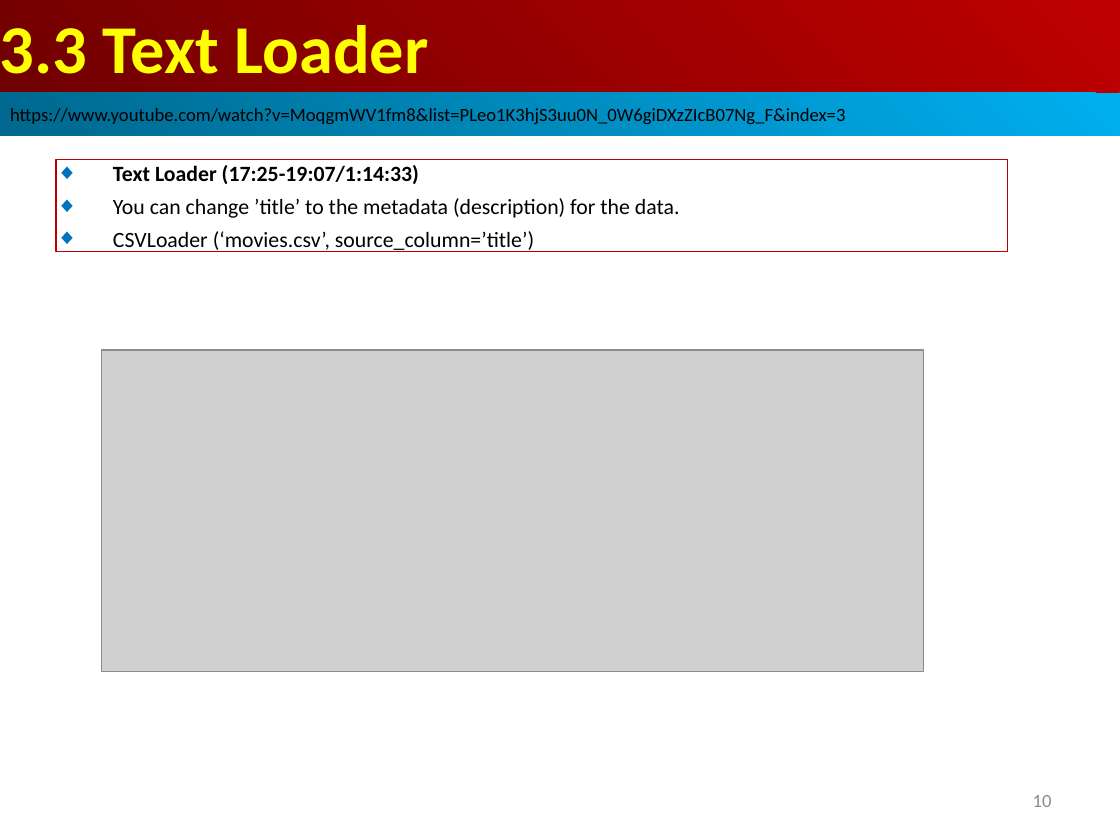
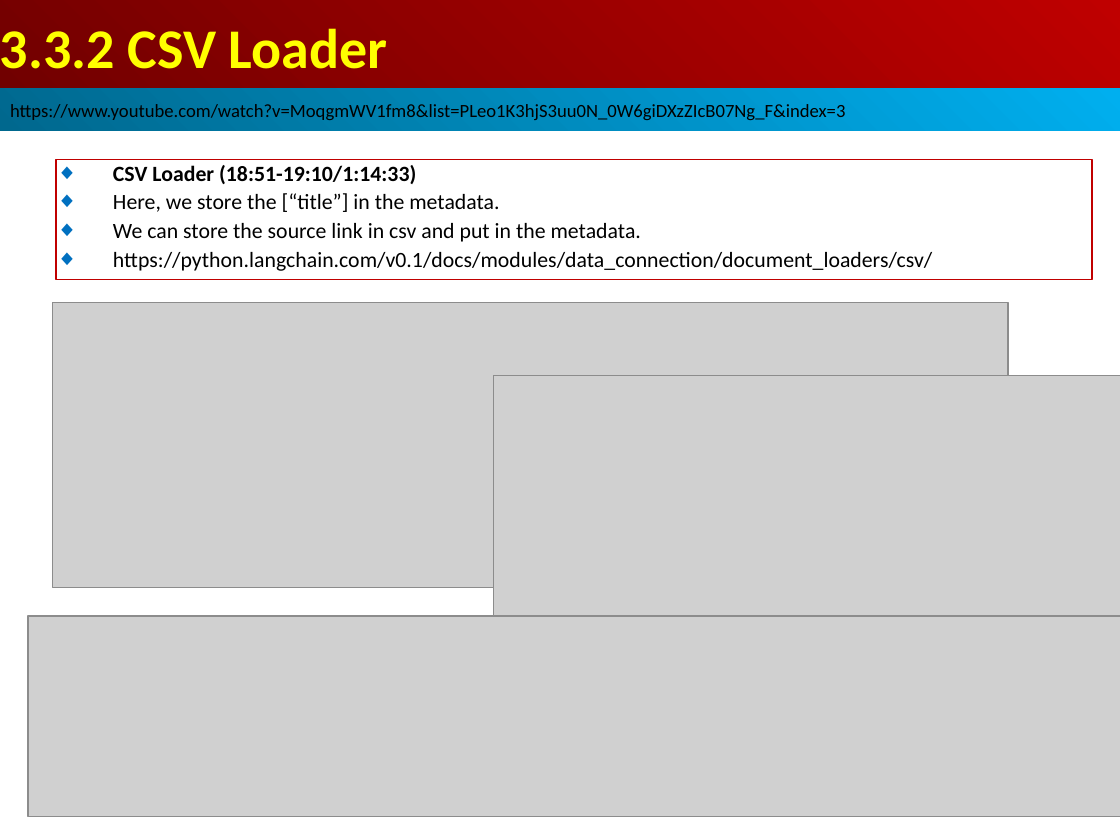
Before and after one commit to peterhchen/AIU_CS515_LLM, a slide deck: slide 17 of 810_LangChain_CB/003.00_03_Invest_Loader/001_Video/03.03_TextLoader.ppt (slide 10 before the commit). Drawn at 1120x840 pixels with LibreOffice and Linux fonts; fonts in the diff are those of the drawing; grey boxes stand for pictures. Boxes give left, top, right and bottom in pixels: in the first picture for what was removed or moved away, otherwise in the second. Text is boxed around its words. In the diff, an @@ line names an element or a change of style, - is before the commit and + after.

Commit message:
Stock/Investment chatbot App
1. Investment chatbot: Specification and Architecture
2. Similarity Semantic Search
3. LangChain Text reader, CSV, Unstructured URL Loader

```diff
--- a/810_LangChain_CB/003.00_03_Invest_Loader/001_Video/03.03_TextLoader.ppt
+++ b/810_LangChain_CB/003.00_03_Invest_Loader/001_Video/03.03_TextLoader.ppt
@@ text at box(0, 28, 388, 69): text changed; size 44 to 36 pt @@
-3.3 Text Loader
+3.3.2 CSV Loader
@@ text "3.3.2 CSV Loader": place and size @@
-text "3.3.2 CSV Loader" at box(0, 0, 1120, 92)
+text "3.3.2 CSV Loader" at box(0, 28, 388, 69)
@@ rectangle "https://www.youtube.com/watch?v=MoqgmWV1fm8&list=PLeo1K3hjS3 ...": place and size @@
-rectangle "https://www.youtube.com/watch?v=MoqgmWV1fm8&list=PLeo1K3hjS3 ..." at box(0, 93, 1120, 136)
+rectangle "https://www.youtube.com/watch?v=MoqgmWV1fm8&list=PLeo1K3hjS3 ..." at box(0, 88, 1120, 131)
@@ rectangle "CSV Loader (18:51-19:10/1:14:33)": place and size @@
-rectangle "CSV Loader (18:51-19:10/1:14:33)" at box(56, 159, 1008, 251)
+rectangle "CSV Loader (18:51-19:10/1:14:33)" at box(56, 159, 1092, 280)
@@ text in rectangle at box(113, 165, 932, 271): text changed @@
-◆ Text Loader (17:25-19:07/1:14:33)
-◆ You can change ’title’ to the metadata (description) for the data.
-◆ CSVLoader (‘movies.csv’, source_column=’title’)
+◆ CSV Loader (18:51-19:10/1:14:33)
+◆ Here, we store the [“title”] in the metadata.
+◆ We can store the source link in csv and put in the metadata.
+◆ https://python.langchain.com/v0.1/docs/modules/data_connection/document_loaders/csv/
@@ picture: place and size @@
-picture at box(102, 351, 924, 672)
+picture at box(53, 302, 1008, 588)
@@ picture added at box(494, 375, 1120, 616) @@
@@ picture added at box(28, 616, 1120, 816) @@
@@ page number removed at box(1033, 795, 1052, 807) @@
-10
```
Also in this commit, not shown: 10 other slides changed, 14 slides added, 1 slide removed, 1 other file.
